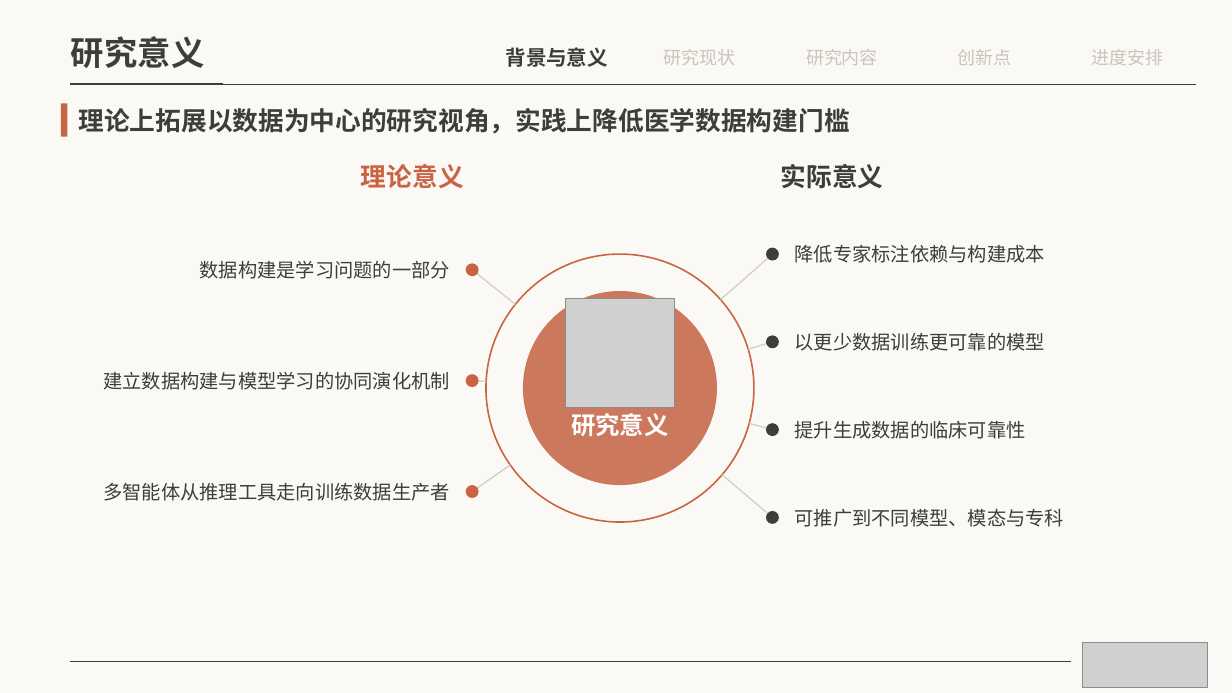
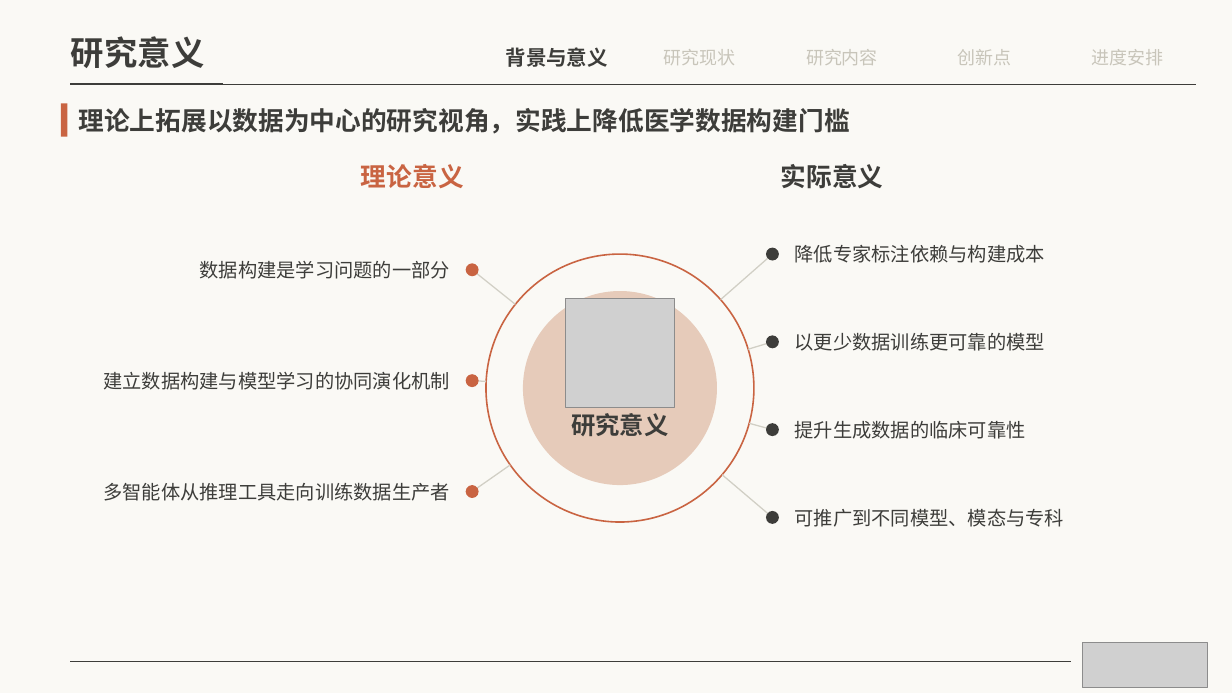
Before and after one commit to irving-2222/Graduation-Thesis, a slide deck: slide 7 of 开题答辩.pptx. Drawn at 1232x693 pixels with LibreOffice and Linux fonts; fonts in the diff are those of the drawing; grey boxes stand for pictures. Boxes give left, top, right and bottom in pixels: in the first picture for what was removed or moved away, otherwise in the second. Text is boxed around its words. In the diff, an @@ line names an element or a change of style, - is before the commit and + after.

```diff
--- a/开题答辩.pptx
+++ b/开题答辩.pptx
@@ ellipse at box(523, 291, 717, 485): fill #CC785C to #E6CBBA @@
@@ text "研究意义" at box(571, 413, 668, 436): text colour #FFFFFF to #3D3D3A @@
```
Also in this commit, not shown: 7 other slides changed, 1 other file.
